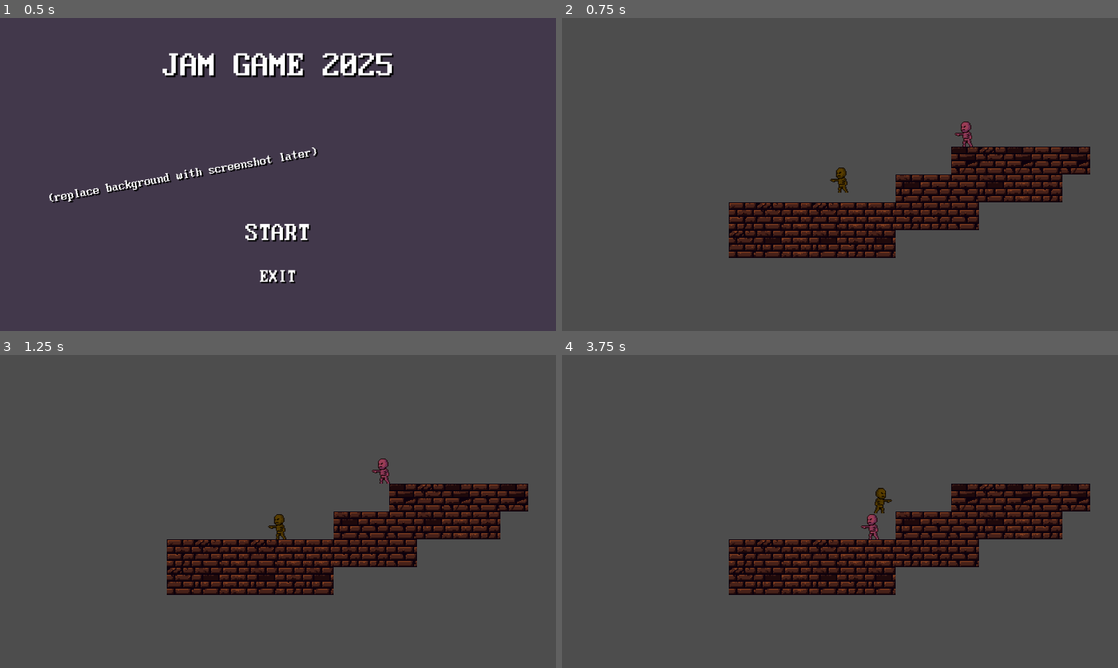
Above: before the commit, frames 1-4 (two rows, left to right).
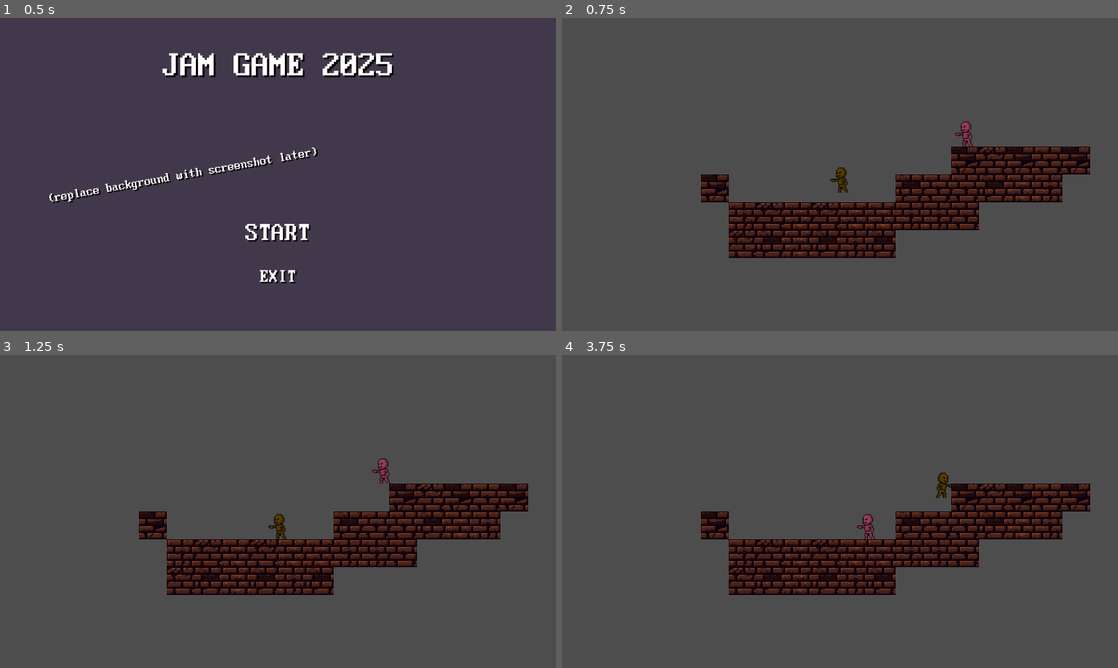
Above: after the commit, the same moments.

Repository: greatbrick0/GdFallJam2025
Game: Godot game, scene res://Scenes/main_menu.tscn
Same seed, same stepped clock (60 frames per second), same inputs: the game is played once before the commit and once after it.
Inputs:
- Up to frame 1 (0.5 s): no input
- Up to frame 2 (0.75 s): click "START" at 0.5 s
- Up to frame 3 (1.25 s): no input
- Up to frame 4 (3.75 s): hold D (moveright) 1.28-2.78 s; tap Space (jump) at 1.52, 2.27 s; hold A (moveleft) 2.78-3.53 s; hold D (moveright) from 3.53 s (still down)

Frame 1 is identical in both runs. In frame 2, 0.4% of the frame differs, in the area x 25-30%, y 50-59%; in frame 3, 0.4%; in frame 4, 0.9%, in the area x 25-70%, y 37-59%.

Commit message:
Skeleton Bounces Off Walls

Diff:
--- a/gdfalljam/Scenes/player.tscn
+++ b/gdfalljam/Scenes/player.tscn
@@ -43,6 +43,7 @@
 size = Vector2(32, 60)
 
 [node name="Player" type="CharacterBody2D"]
+collision_layer = 2
 script = ExtResource("1_cvnsp")
 
 [node name="Visuals" type="Node2D" parent="."]
--- a/gdfalljam/Scenes/skeleton.tscn
+++ b/gdfalljam/Scenes/skeleton.tscn
@@ -43,6 +43,7 @@
 size = Vector2(32, 60)
 
 [node name="Skeleton" type="CharacterBody2D"]
+collision_layer = 2
 script = ExtResource("1_81u3t")
 
 [node name="Visuals" type="Node2D" parent="."]
--- a/gdfalljam/Scenes/test_level_1.tscn
+++ b/gdfalljam/Scenes/test_level_1.tscn
@@ -15,5 +15,5 @@
 
 [node name="TileMapLayer" type="TileMapLayer" parent="."]
 scale = Vector2(2, 2)
-tile_map_data = PackedByteArray("AAD8/wEAAAABAAAAAAD9/wEAAAA …(351 unchanged characters)… AAAAAAAAD9/wIAAAACAAAAAAD8/wIAAAAAAAEAAAA=")
+tile_map_data = PackedByteArray("AAD8/wEAAAABAAAAAAD9/wEAAAA …(351 unchanged characters)… AAAAAAAAD9/wIAAAACAAAAAAD8/wIAAAAAAAEAAAD7/wAAAAABAAEAAAA=")
 tile_set = ExtResource("3_yq4yk")
--- a/gdfalljam/Scripts/skeleton.gd
+++ b/gdfalljam/Scripts/skeleton.gd
@@ -7,6 +7,9 @@
 
 func _physics_process(delta):
 
+	if is_on_wall():
+		facingRight = !facingRight
+
 	if not is_on_floor():
 		velocity += get_gravity() * delta
 		velocity.x = 0
